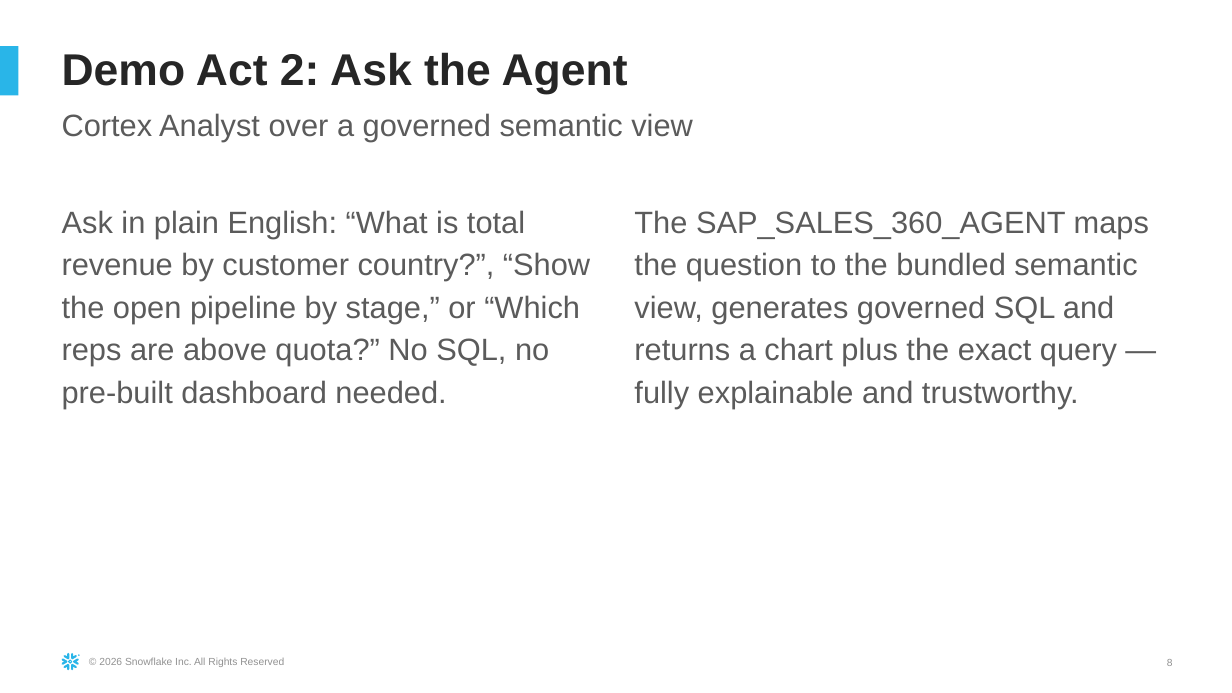
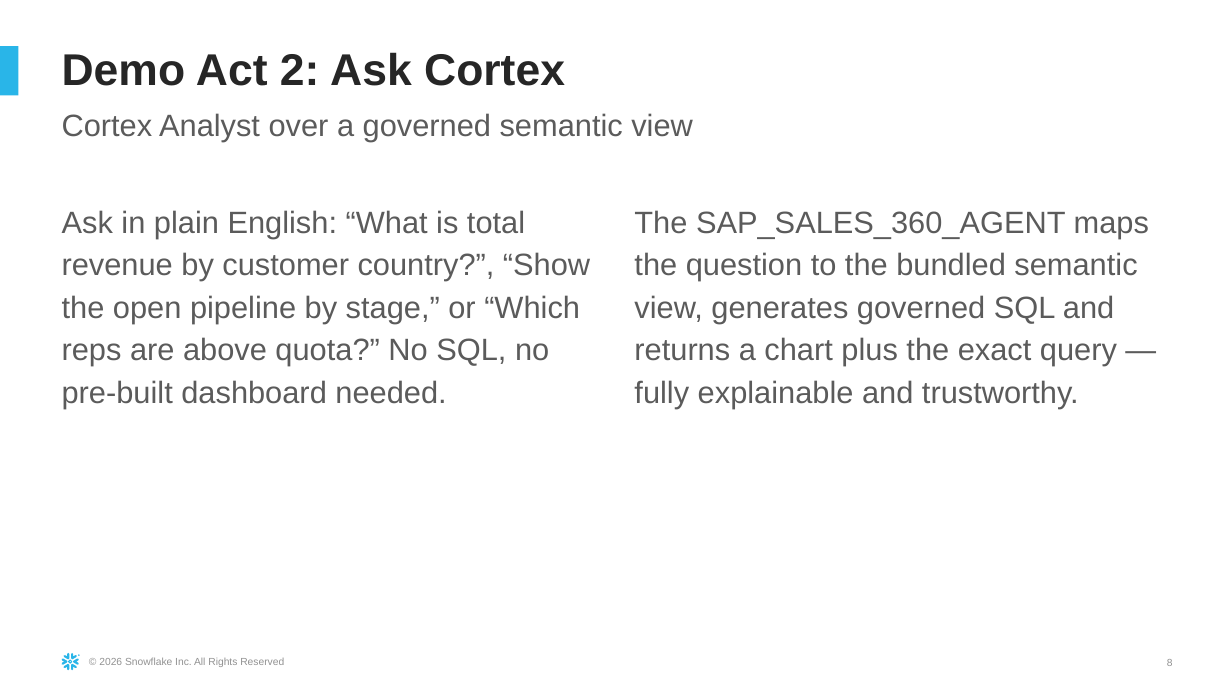
Before and after one commit to sfc-gh-dfreriks/sap-bdc-sales-360, a slide deck: slide 8 of docs/SAP_Sales_360_Demo_Guide.pptx. Drawn at 1232x693 pixels with LibreOffice and Linux fonts; fonts in the diff are those of the drawing. Boxes give left, top, right and bottom in pixels: in the first picture for what was removed or moved away, otherwise in the second. Text is boxed around its words. In the diff, an @@ line names an element or a change of style, - is before the commit and + after.

Commit message:
Regenerate presales docs for new nav; fix kit tooling
Rebuild the docx/pptx outputs and screenshots for the Ask Cortex first /
Executive Dashboard layout, and fix kit generators that still read the removed
analyst page or the old first-page assumption.

Generated with [Snowflake CoCo](https://docs.snowflake.com/en/user-guide/cortex-code/cortex-code)

```diff
--- a/docs/SAP_Sales_360_Demo_Guide.pptx
+++ b/docs/SAP_Sales_360_Demo_Guide.pptx
@@ title at (62, 52, 565, 86): text changed @@
-Demo Act 2: Ask the Agent
+Demo Act 2: Ask Cortex
```
Also in this commit, not shown: 3 other slides changed, 10 other files.
